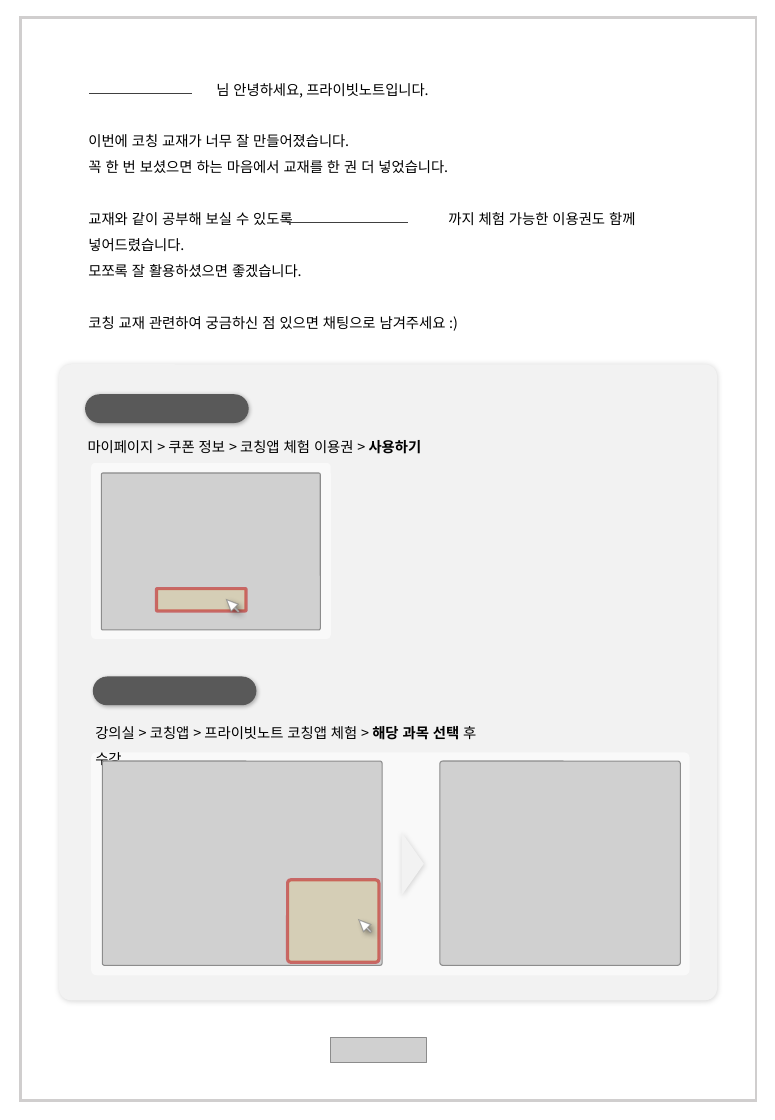
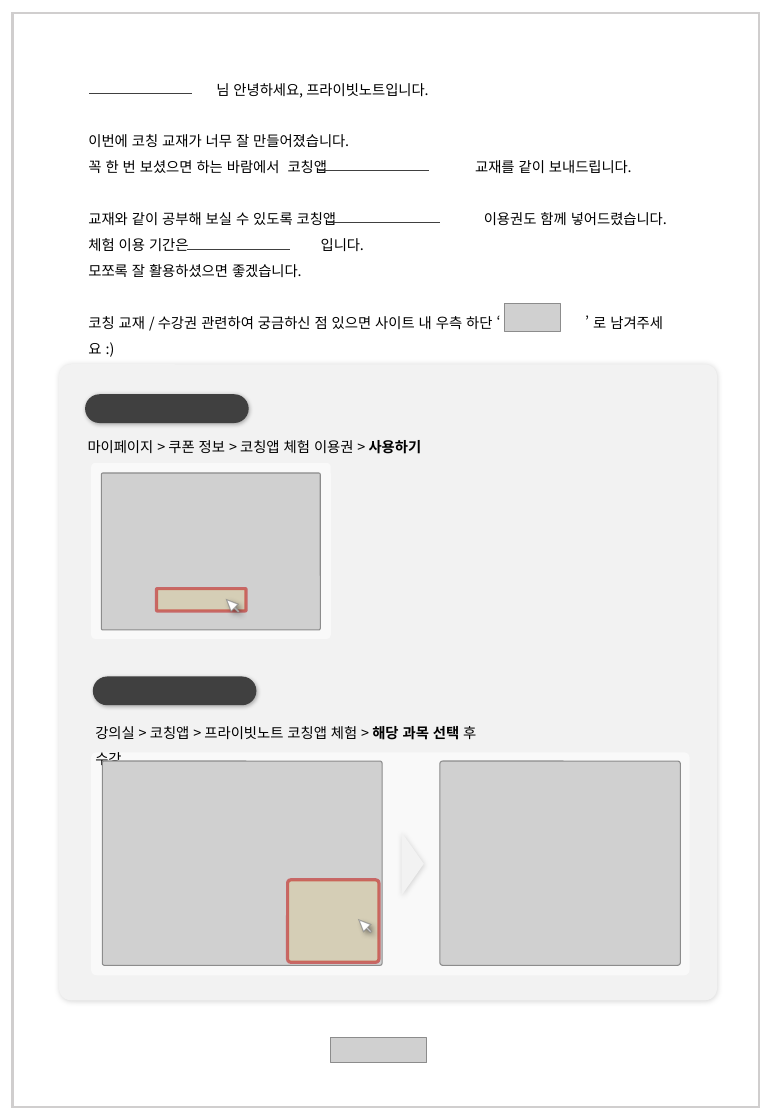
Before and after one commit to naxvinci/marketing, a slide deck: slide 1 of 안내문.pptx. Drawn at 775x1120 pixels with LibreOffice and Linux fonts; fonts in the diff are those of the drawing; grey boxes stand for pictures. Boxes give left, top, right and bottom in pixels: in the first picture for what was removed or moved away, otherwise in the second. Text is boxed around its words. In the diff, an @@ line names an element or a change of style, - is before the commit and + after.

```diff
--- a/안내문.pptx
+++ b/안내문.pptx
@@ rectangle: place and size @@
-rectangle at box(21, 18, 756, 1100)
+rectangle at box(12, 13, 760, 1107)
@@ text at box(88, 160, 667, 251): text changed @@
-꼭 한 번 보셨으면 하는 마음에서 교재를 한 권 더 넣었습니다.
-교재와 같이 공부해 보실 수 있도록 ___________________까지 체험 가능한 이용권도 함께 넣어드렸습니다.
+꼭 한 번 보셨으면 하는 바람에서 코칭앱 교재를 같이 보내드립니다.
+교재와 같이 공부해 보실 수 있도록 코칭앱 __________________이용권도 함께 넣어드렸습니다.
+체험 이용 기간은 입니다.
@@ line added from (318, 170) to (429, 170), #404040 0.75 pt @@
@@ line moved from (287, 222) - (408, 222) to (328, 222) - (440, 222) @@
@@ line added from (187, 250) to (290, 250), #404040 0.75 pt @@
@@ text at box(88, 316, 663, 332): text changed @@
-코칭 교재 관련하여 궁금하신 점 있으면 채팅으로 남겨주세요 :)
+코칭 교재 / 수강권 관련하여 궁금하신 점 있으면 사이트 내 우측 하단 ‘ 상담하기 ’ 로 남겨주세요 :)
@@ picture added at box(504, 303, 561, 331) @@
@@ rounded rectangle at box(85, 394, 248, 423): fill #595959 to #404040 @@
@@ rounded rectangle at box(93, 676, 256, 705): fill #595959 to #404040 @@
```
Also in this commit, not shown: 11 other files.
